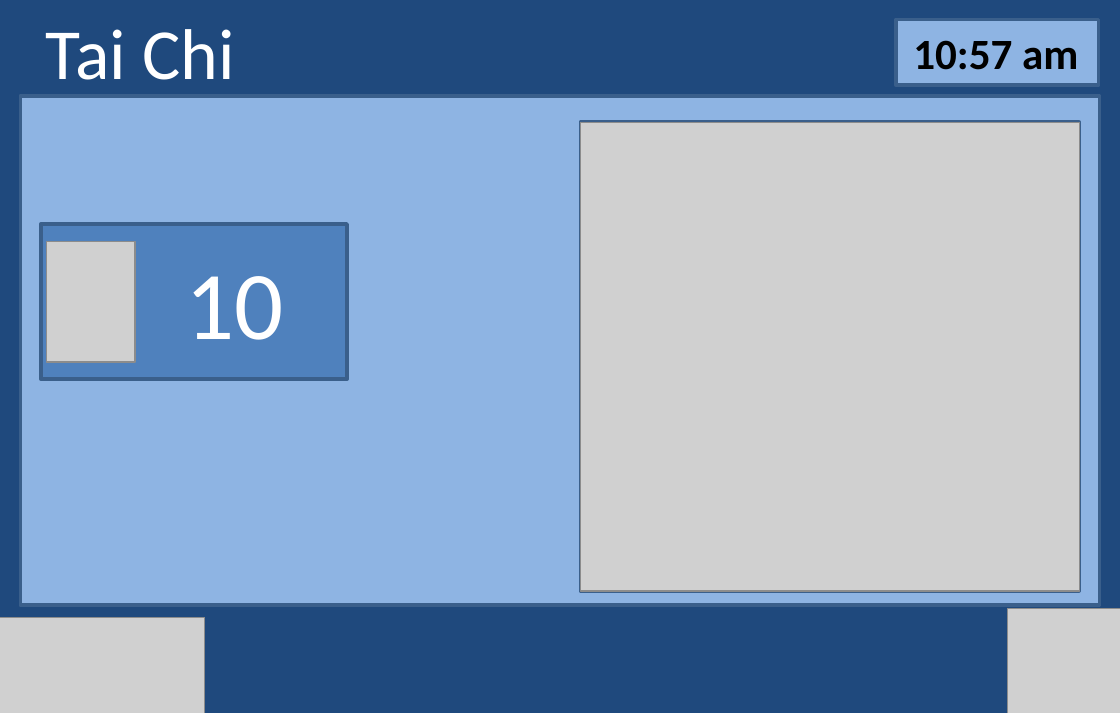
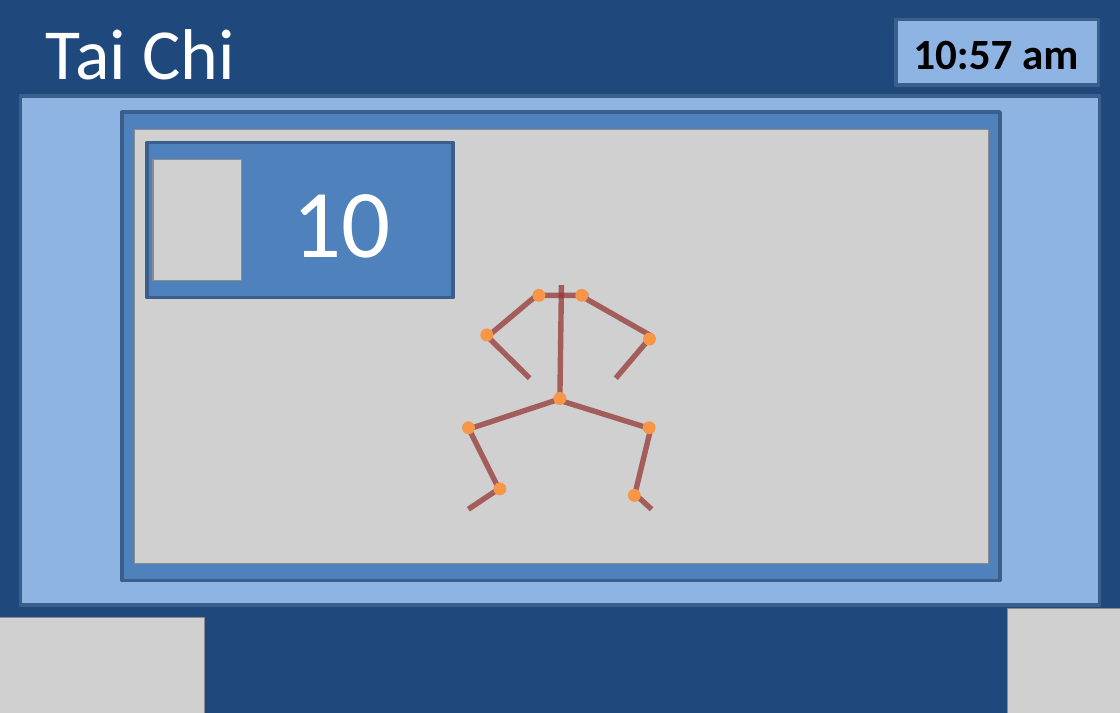
Before and after one commit to Gordo851/Design, a slide deck: slide 5 of story_board.pptx. Drawn at 1120x713 pixels with LibreOffice and Linux fonts; fonts in the diff are those of the drawing; grey boxes stand for pictures. Boxes give left, top, right and bottom in pixels: in the first picture for what was removed or moved away, otherwise in the second. Text is boxed around its words. In the diff, an @@ line names an element or a change of style, - is before the commit and + after.

```diff
--- a/story_board.pptx
+++ b/story_board.pptx
@@ rectangle: place and size @@
-rectangle at (581, 122, 1080, 590)
+rectangle at (123, 113, 1001, 581)
@@ picture added at (135, 129, 989, 564) @@
@@ 1 picture, 1 text, 1 rectangle: place and size @@
-1 picture, 1 text, 1 rectangle at (41, 224, 348, 379)
+1 picture, 1 text, 1 rectangle at (147, 142, 454, 297)
@@ picture removed at (581, 122, 1080, 590) @@
@@ ellipse added at (533, 288, 546, 301), fill #F79646 @@
@@ ellipse added at (576, 288, 588, 301), fill #F79646 @@
@@ ellipse added at (481, 328, 494, 341), fill #F79646 @@
@@ ellipse added at (643, 332, 656, 345), fill #F79646 @@
@@ ellipse added at (554, 392, 566, 405), fill #F79646 @@
@@ group added at (468, 285, 652, 510): 12 lines @@
@@ ellipse added at (462, 422, 475, 435), fill #F79646 @@
@@ ellipse added at (643, 422, 656, 435), fill #F79646 @@
@@ ellipse added at (494, 482, 507, 495), fill #F79646 @@
@@ ellipse added at (629, 489, 641, 502), fill #F79646 @@
```
Also in this commit, not shown: 6 other slides changed, 3 slides added, 1 slide removed.
